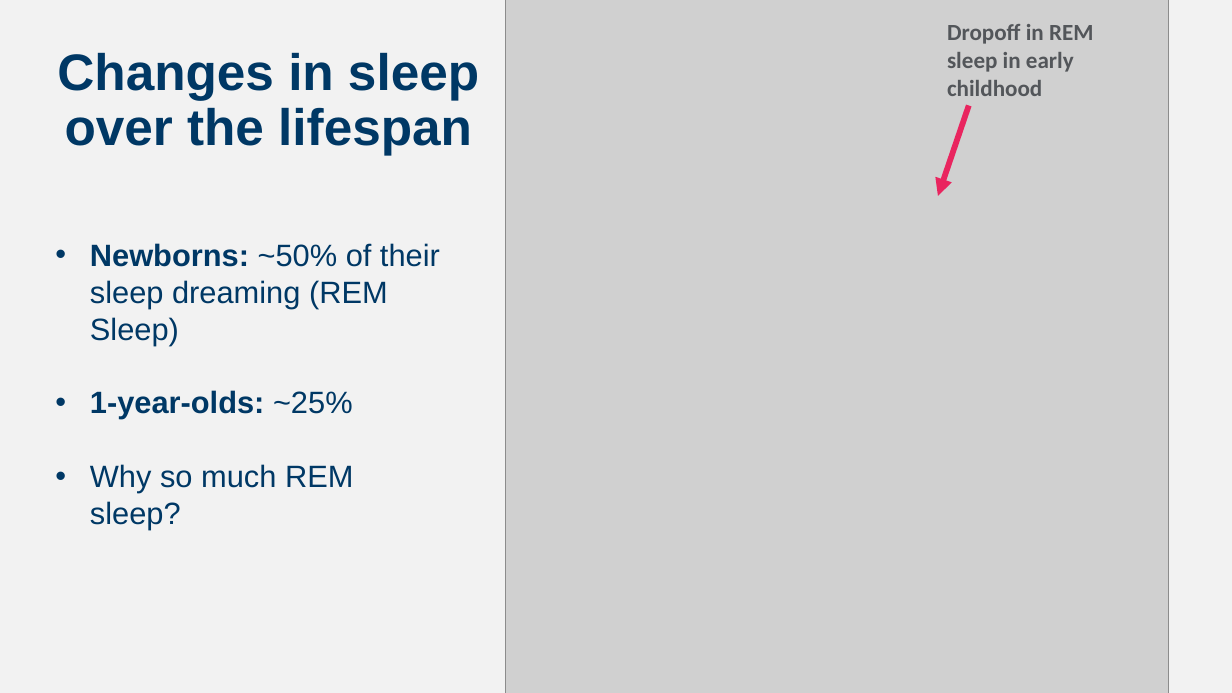
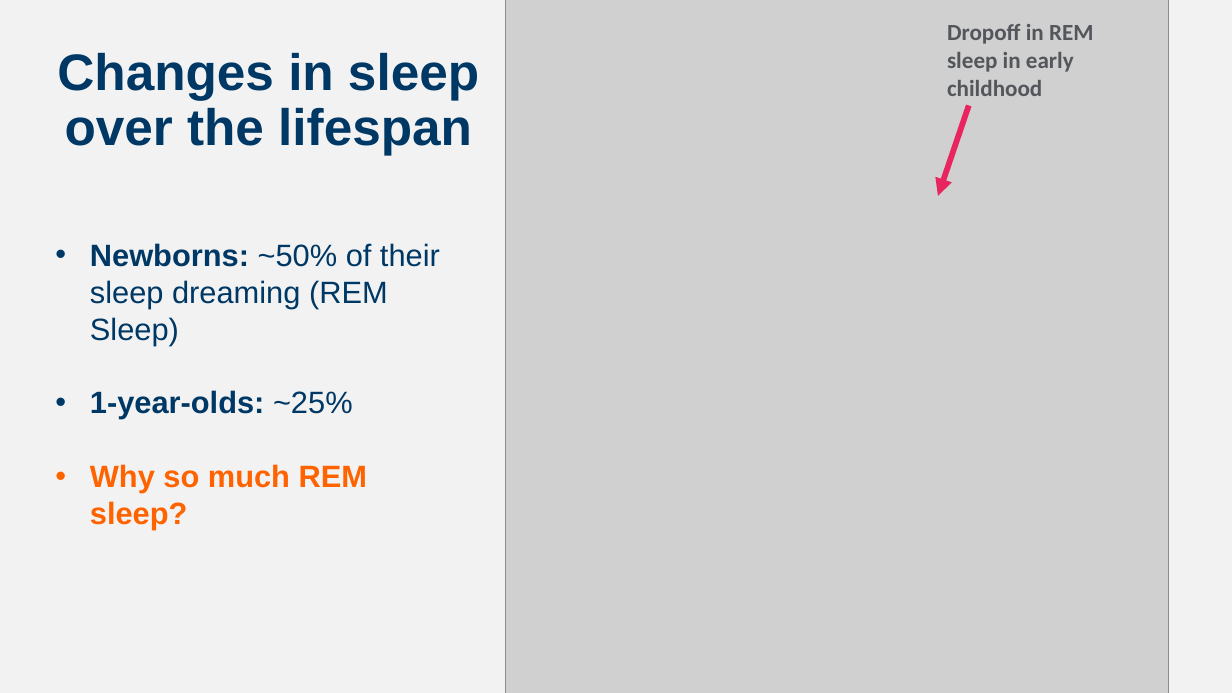
Before and after one commit to npm27/Teaching-Materials, a slide deck: slide 8 of Developmental Fall 23/Slides/Chapter 5.pptx. Drawn at 1232x693 pixels with LibreOffice and Linux fonts; fonts in the diff are those of the drawing; grey boxes stand for pictures. Boxes give left, top, right and bottom in pixels: in the first picture for what was removed or moved away, otherwise in the second. Text is boxed around its words. In the diff, an @@ line names an element or a change of style, - is before the commit and + after.

```diff
--- a/Developmental Fall 23/Slides/Chapter 5.pptx
+++ b/Developmental Fall 23/Slides/Chapter 5.pptx
@@ text at (x1=90, y1=464, x2=367, y2=530): text colour #003865 to #FF6300, bold on in "Why so much REM sleep?" @@
```
Also in this commit, not shown: 4 other slides changed.
